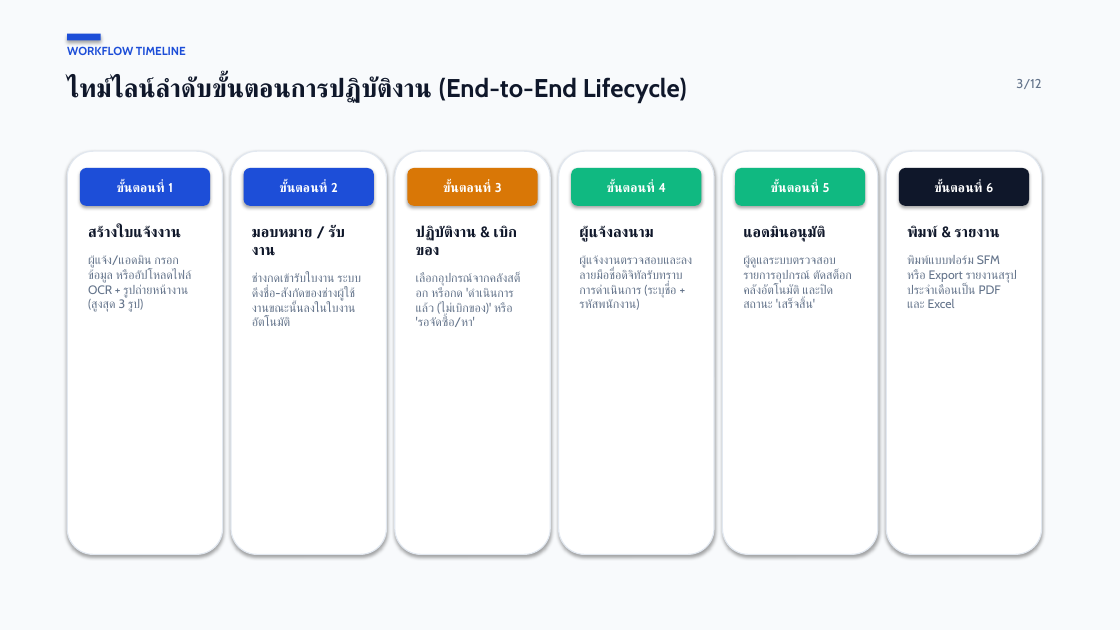
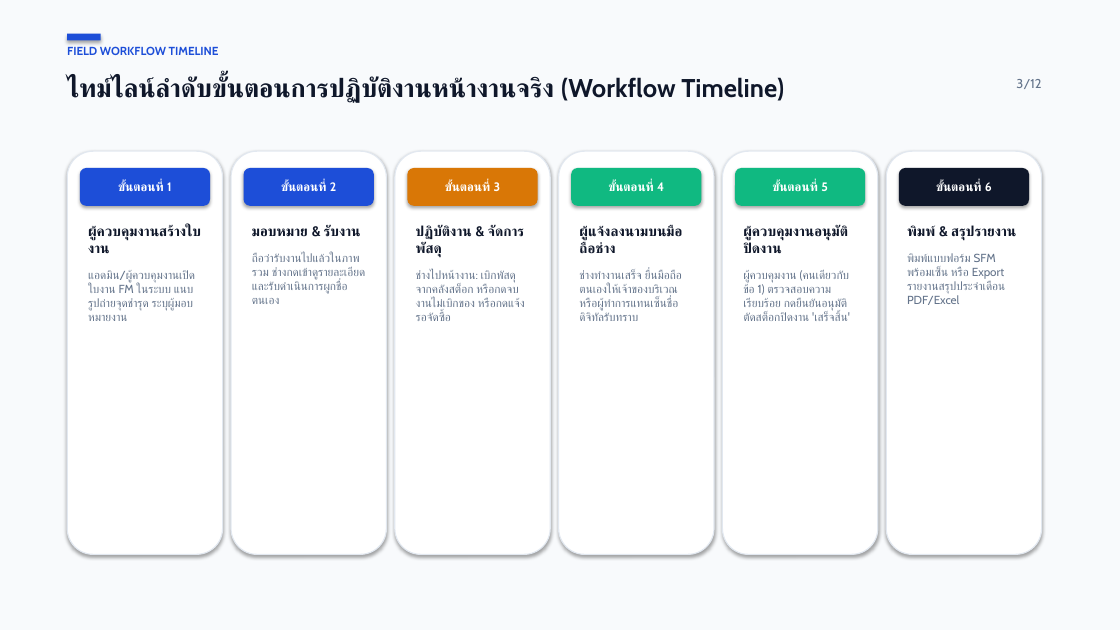
Before and after one commit to maleeart/Stoxy, a slide deck: slide 3 of docs/FM_User_Manual_Presentation.pptx. Drawn at 1120x630 pixels with LibreOffice and Linux fonts; fonts in the diff are those of the drawing. Boxes give left, top, right and bottom in pixels: in the first picture for what was removed or moved away, otherwise in the second. Text is boxed around its words. In the diff, an @@ line names an element or a change of style, - is before the commit and + after.

Commit message:
docs(fm): update presentation and PDF manual to reflect actual field workflow (Admin creates/approves, tech hands phone for signature)

```diff
--- a/docs/FM_User_Manual_Presentation.pptx
+++ b/docs/FM_User_Manual_Presentation.pptx
@@ text at (67, 46, 219, 55): text changed @@
-WORKFLOW TIMELINE
+FIELD WORKFLOW TIMELINE
@@ text at (67, 77, 784, 103): text changed @@
-ไทม์ไลน์ลำดับขั้นตอนการปฏิบัติงาน (End-to-End Lifecycle)
+ไทม์ไลน์ลำดับขั้นตอนการปฏิบัติงานหน้างานจริง (Workflow Timeline)
@@ size 11 to 10.5 pt in 6 elements at (80, 168, 210, 206), (244, 168, 374, 206), (408, 168, 538, 206), (571, 168, 702, 206), (735, 168, 865, 206), (899, 168, 1029, 206) @@
@@ text at (88, 225, 201, 311): text changed; size 10.5 to 10 pt @@
-สร้างใบแจ้งงาน
-ผู้แจ้ง/แอดมิน กรอกข้อมูล หรืออัปโหลดไฟล์ OCR + รูปถ่ายหน้างาน (สูงสุด 3 รูป)
+ผู้ควบคุมงานสร้างใบงาน
+แอดมิน/ผู้ควบคุมงานเปิดใบงาน FM ในระบบ แนบรูปถ่ายจุดชำรุด ระบุผู้มอบหมายงาน
@@ text at (252, 225, 365, 294): text changed; size 10.5 to 10 pt @@
-มอบหมาย / รับงาน
-ช่างกดเข้ารับใบงาน ระบบดึงชื่อ-สังกัดของช่างผู้ใช้งานขณะนั้นลงในใบงานอัตโนมัติ
+มอบหมาย & รับงาน
+ถือว่ารับงานไปแล้วในภาพรวม ช่างกดเข้าดูรายละเอียดและรับดำเนินการผูกชื่อตนเอง
@@ text at (416, 225, 525, 321): text changed; size 10.5 to 10 pt @@
-ปฏิบัติงาน & เบิกของ
-เลือกอุปกรณ์จากคลังสต็อก หรือกด 'ดำเนินการแล้ว (ไม่เบิกของ)' หรือ 'รอจัดซื้อ/หา'
+ปฏิบัติงาน & จัดการพัสดุ
+ช่างไปหน้างาน: เบิกพัสดุจากคลังสต็อก หรือกดจบงานไม่เบิกของ หรือกดแจ้งรอจัดซื้อ
@@ text at (579, 225, 682, 321): text changed; size 10.5 to 10 pt @@
-ผู้แจ้งลงนาม
-ผู้แจ้งงานตรวจสอบและลงลายมือชื่อดิจิทัลรับทราบการดำเนินการ (ระบุชื่อ + รหัสพนักงาน)
+ผู้แจ้งลงนามบนมือถือช่าง
+ช่างทำงานเสร็จ ยื่นมือถือตนเองให้เจ้าของบริเวณหรือผู้ทำการแทนเซ็นชื่อดิจิทัลรับทราบ
@@ text at (743, 225, 850, 321): text changed; size 10.5 to 10 pt @@
-แอดมินอนุมัติ
-ผู้ดูแลระบบตรวจสอบรายการอุปกรณ์ ตัดสต็อกคลังอัตโนมัติ และปิดสถานะ 'เสร็จสิ้น'
+ผู้ควบคุมงานอนุมัติปิดงาน
+ผู้ควบคุมงาน (คนเดียวกับข้อ 1) ตรวจสอบความเรียบร้อย กดยืนยันอนุมัติตัดสต็อกปิดงาน 'เสร็จสิ้น'
@@ text at (907, 225, 1016, 305): text changed; size 10.5 to 10 pt @@
-พิมพ์ & รายงาน
-พิมพ์แบบฟอร์ม SFM หรือ Export รายงานสรุปประจำเดือนเป็น PDF และ Excel
+พิมพ์ & สรุปรายงาน
+พิมพ์แบบฟอร์ม SFM พร้อมเซ็น หรือ Export รายงานสรุปประจำเดือน PDF/Excel
```
Also in this commit, not shown: 7 other slides changed, 3 slides added, 3 slides removed, 6 other files.
